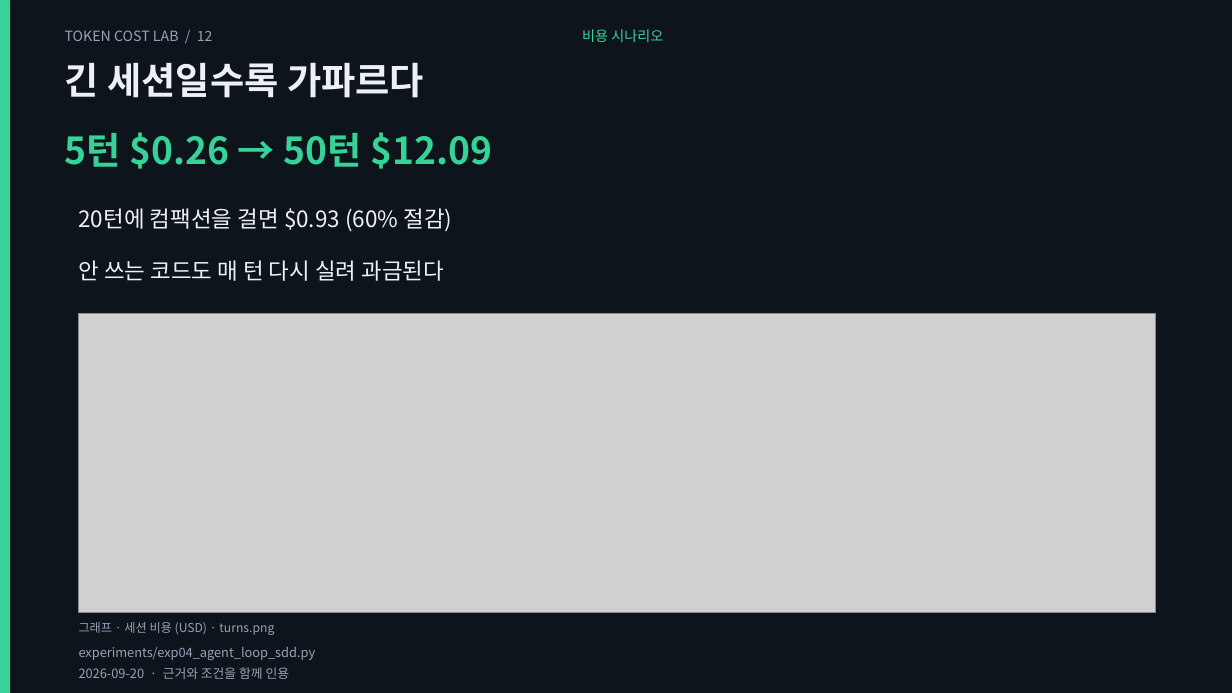
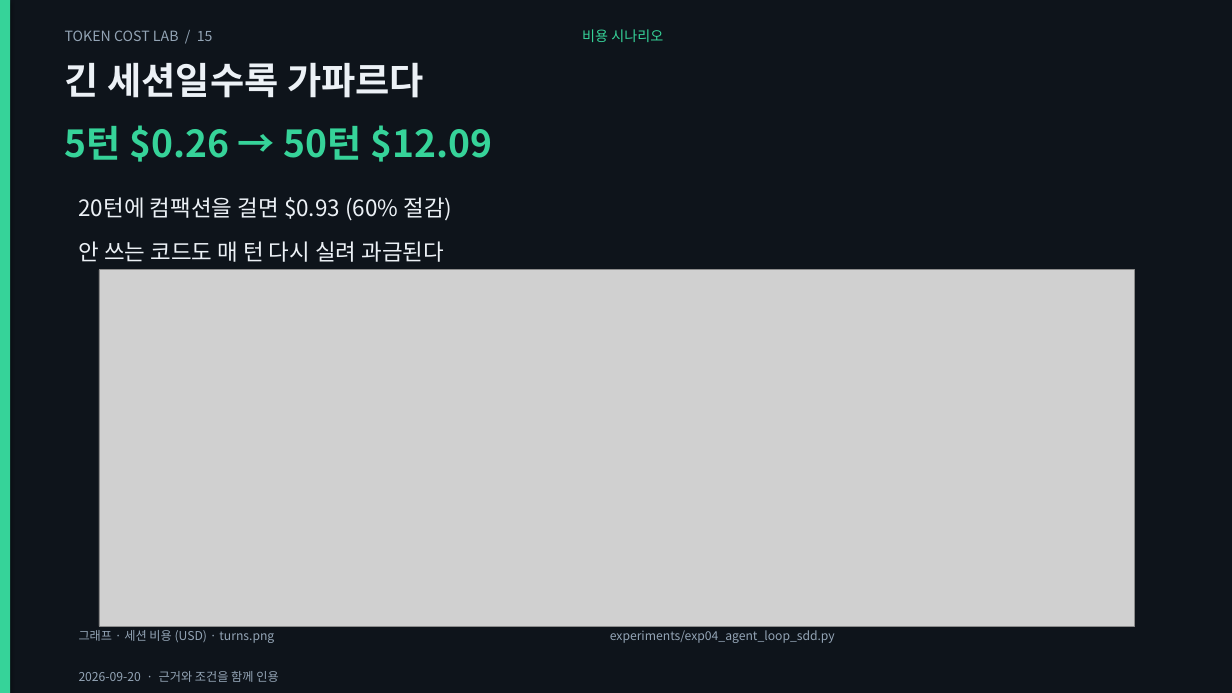
Before and after one commit to giyeop-cody/token-cost-lab, a slide deck: slide 15 of presentation/token_cost_main.pptx (slide 12 before the commit). Drawn at 1232x693 pixels with LibreOffice and Linux fonts; fonts in the diff are those of the drawing; grey boxes stand for pictures. Boxes give left, top, right and bottom in pixels: in the first picture for what was removed or moved away, otherwise in the second. Text is boxed around its words. In the diff, an @@ line names an element or a change of style, - is before the commit and + after.

Commit message:
feat: rebuild the decks as a visual talk — bigger charts, price table, section dividers
그래프를 슬라이드 전폭·전고로 키우고, 단가 표 슬라이드와 구간 표지를 넣어
발표 흐름(01 언어 → 02 출력·추론 → 03 캐시·컨텍스트 → 04 사례·적용)을 만들었다.

- 그래프 11종으로 확대: 추가 3종
  · monthly  워크플로 A/B 월 청구서(월 1,760건, 모델 6종) — B가 -64~-69%
  · cache_hit 캐시 적중률별 100콜 비용 곡선 + 손익분기 22.0%
  · usage_mix 20턴 세션 토큰 구성 — 이력 재전송 75.1%, 생성은 2.3%
  tokenizer 차트는 영어=1.00 기준 4개 가로 막대로 재작성(넓은 화면에서 읽히게)
- 단가 표 슬라이드: lab/pricing.py에서 셀을 직접 생성(모델·입력·출력·출력÷입력·캐시 읽기)
- 구간 표지 5종(01~04 + 심화). 렌더러에 divider/table 레이아웃 추가
- 덱 구성: 통합 44 · 본편 34 · 보너스 16 · 에이전트 23 · 케이스 15장
  차트 33장 · 표 2장 · 표지 5장. stack 차트와 중복되는 텍스트 슬라이드는 제거
- 검증: 표 셀 대조(단가 스냅샷) · 모든 차트가 덱에서 실제 사용되는지 · 표지에도 멘트·노트 요구
  · 월 청구서/캐시 곡선/토큰 구성의 재계산 대조 — 테스트 120 (신규 3)
- 문서: presentation/README(그래프 표), RETIRED(장수·재주장 17), REASSERTED·CORRECTIONS 동기화

```diff
--- a/presentation/token_cost_main.pptx
+++ b/presentation/token_cost_main.pptx
@@ text at box(65, 30, 213, 41): text changed @@
-TOKEN COST LAB / 12
+TOKEN COST LAB / 15
@@ text "5턴 $0.26 → 50턴 $12.09": place and size @@
-text "5턴 $0.26 → 50턴 $12.09" at box(65, 132, 492, 169)
+text "5턴 $0.26 → 50턴 $12.09" at box(65, 125, 492, 162)
@@ text "20턴에 컴팩션을 걸면 $0.93 (60% ...": place and size @@
-text "20턴에 컴팩션을 걸면 $0.93 (60% ..." at box(79, 208, 453, 232)
+text "20턴에 컴팩션을 걸면 $0.93 (60% ..." at box(79, 197, 453, 221)
@@ text "안 쓰는 코드도 매 턴 ...": place and size @@
-text "안 쓰는 코드도 매 턴 ..." at box(79, 260, 445, 281)
+text "안 쓰는 코드도 매 턴 ..." at box(79, 241, 445, 262)
@@ picture: place and size @@
-picture at box(79, 313, 1155, 613)
+picture at box(99, 270, 1135, 627)
@@ text "그래프 · 세션 비용 (USD) ...": place and size @@
-text "그래프 · 세션 비용 (USD) ..." at box(79, 622, 274, 635)
+text "그래프 · 세션 비용 (USD) ..." at box(79, 630, 274, 643)
@@ text "experiments/exp04_agent_loop_sdd.py" at box(610, 630, 835, 643): size 10 to 9.5 pt @@
@@ text "experiments/exp04_agent_loop_sdd.py": place and size @@
-text "experiments/exp04_agent_loop_sdd.py" at box(79, 647, 316, 660)
+text "experiments/exp04_agent_loop_sdd.py" at box(610, 630, 835, 643)
@@ text "2026-09-20 · 근거와 조건을 함께 ..." at box(79, 671, 278, 682): size 10 to 9.5 pt @@
```
Also in this commit, not shown: 20 other slides changed, 10 slides added, 3 slides removed, 37 other files.
